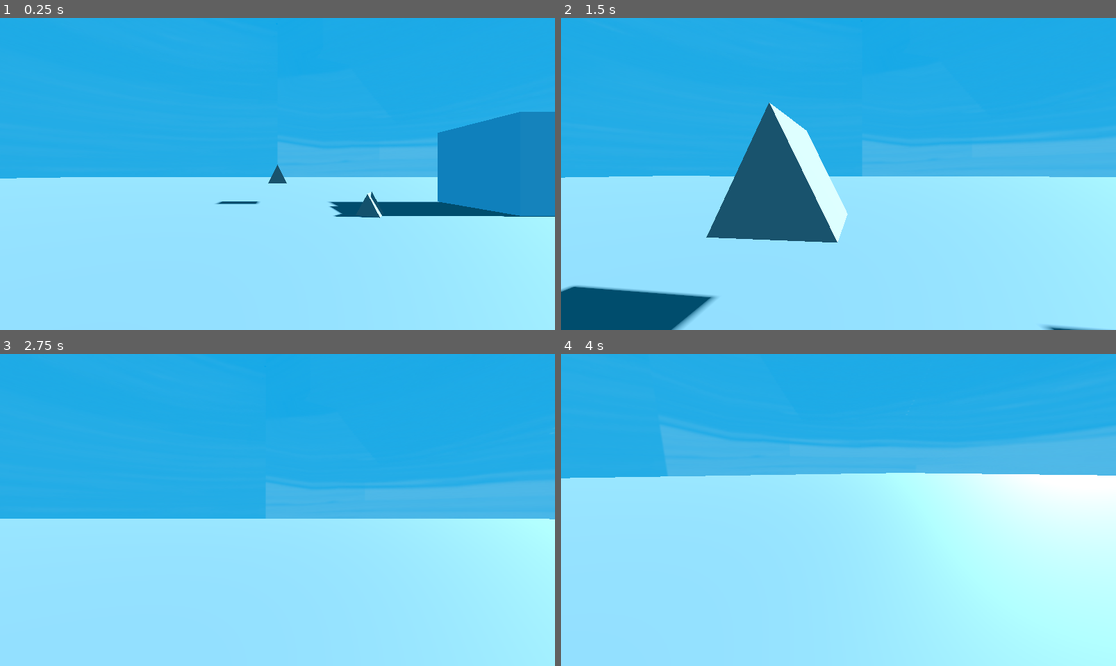
Above: before the commit, frames 1-4 (two rows, left to right).
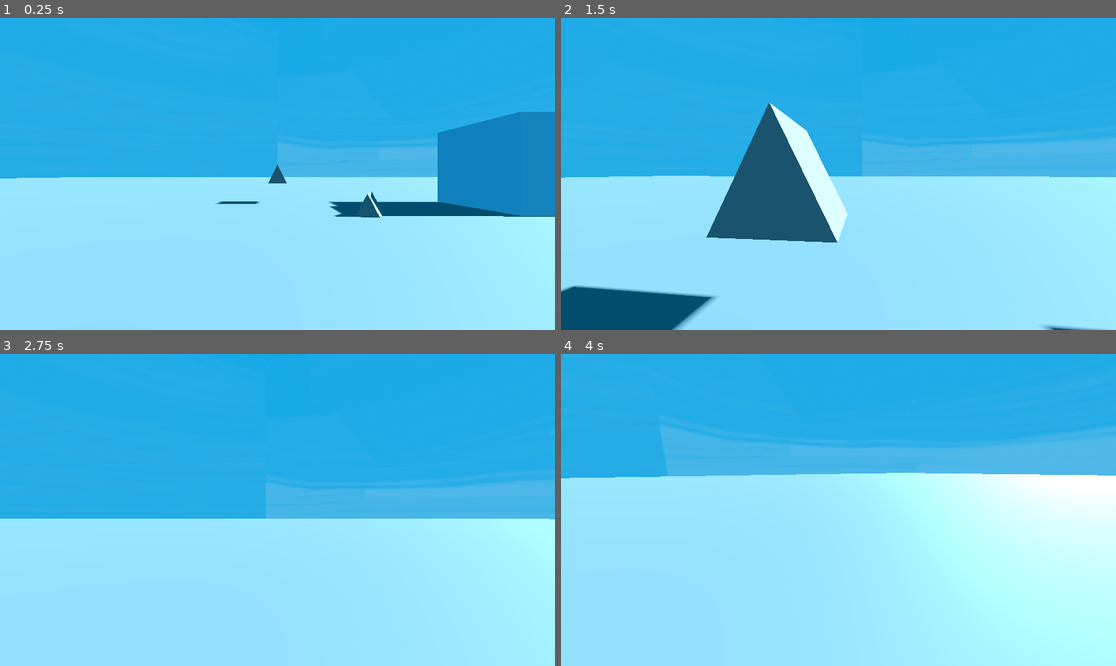
Above: after the commit, the same moments.

Repository: emeryplyler/Jam
Game: Godot game, scene res://main.tscn
Two runs of this game, one before a commit and one after it. Both use one fixed random seed, a clock stepped at 60 frames per second and the inputs below.
Inputs (mouse positions are in pixels of both pictures, inside the frame that each line leads up to):
- Up to frame 1 (0.25 s): no input
- Up to frame 2 (1.5 s): tap Enter (ui_accept) at 0.5, 0.77 s; move the mouse to (866, 174) at 0.52 s; hold W (Forward) from 0.53 s (still down); tap E (Interact) at 0.6, 1.35 s; move the mouse to (810, 174) at 1.27 s
- Up to frame 3 (2.75 s): keep holding W (Forward); tap Enter (ui_accept) at 1.52, 2 s; move the mouse to (288, 503) at 2.02 s; tap ` (Show Cursor) at 2.1 s; tap E (Interact) at 2.3 s
- Up to frame 4 (4 s): tap Enter (ui_accept) at 2.75, 3.02, 3.5, 3.77 s; move the mouse to (810, 572) at 2.77 s; tap E (Interact) at 2.85, 3.6 s; move the mouse to (1005, 556) at 3.52 s; release W (Forward) at 3.53 s; hold A (Left) from 3.53 s (still down)

The runs differ from the first frame. In frame 2, less than 0.1% of the frame differs, in the area x 28-32%, y 70-71%; in frame 3, less than 0.1%; in frame 4, less than 0.1%.

Commit message:
created npc scene

Diff:
--- a/main.tscn
+++ b/main.tscn
@@ -1,9 +1,10 @@
-[gd_scene load_steps=16 format=3 uid="uid://c3scy7pclrd8h"]
+[gd_scene load_steps=17 format=3 uid="uid://c3scy7pclrd8h"]
 
 [ext_resource type="PackedScene" uid="uid://cb3bhghcaxos0" path="res://world/house/door/door.tscn" id="1_me5c6"]
 [ext_resource type="Script" path="res://player/player.gd" id="1_rwvyv"]
 [ext_resource type="Environment" uid="uid://48r01h6q5eji" path="res://world/sky/environment.tres" id="2_5gfh0"]
 [ext_resource type="Texture2D" uid="uid://6w3xg78m7scg" path="res://ui/e.png" id="4_ldyvo"]
+[ext_resource type="PackedScene" uid="uid://cmkvgirxhcmku" path="res://npcs/npc/npc.tscn" id="5_jvqy5"]
 
 [sub_resource type="WorldBoundaryShape3D" id="WorldBoundaryShape3D_65nkc"]
 
@@ -326,7 +327,7 @@
 environment = ExtResource("2_5gfh0")
 
 [node name="CharacterBody3D" type="CharacterBody3D" parent="." node_paths=PackedStringArray("cam_arm", "player_view", "interact_ray")]
-transform = Transform3D(1, 0, 0, 0, 1, 0, 0, 0, 1, 0, 1.19895, 0)
+transform = Transform3D(1, 0, 0, 0, 1, 0, 0, 0, 1, 0, 1.01, 0)
 script = ExtResource("1_rwvyv")
 cam_arm = NodePath("1stPersonCamArm")
 player_view = NodePath("1stPersonCamArm/1stPersonCam")
@@ -406,3 +407,8 @@
 grow_vertical = 0
 theme = SubResource("Theme_70clx")
 text = "Chat"
+
+[node name="NPCs" type="Node3D" parent="."]
+
+[node name="NPC" parent="NPCs" instance=ExtResource("5_jvqy5")]
+transform = Transform3D(1, 0, 0, 0, 1, 0, 0, 0, 1, 16.384, 1.24, 0)
--- /dev/null
+++ b/npcs/npc/npc.gd
@@ -0,0 +1,18 @@
+extends CharacterBody3D
+
+
+# Called when the node enters the scene tree for the first time.
+func _ready() -> void:
+	pass # Replace with function body.
+
+
+func _physics_process(delta: float) -> void:
+	if not is_on_floor():
+		velocity += get_gravity() * delta
+
+	move_and_slide()
+
+
+# Called every frame. 'delta' is the elapsed time since the previous frame.
+func _process(delta: float) -> void:
+	pass
--- /dev/null
+++ b/npcs/npc/npc.tscn
@@ -0,0 +1,29 @@
+[gd_scene load_steps=6 format=3 uid="uid://cmkvgirxhcmku"]
+
+[ext_resource type="Script" path="res://npcs/npc/npc.gd" id="1_2od60"]
+[ext_resource type="Texture2D" uid="uid://c8ul56kl3n4fw" path="res://npcs/npc/dilly.png" id="2_2mfud"]
+
+[sub_resource type="CapsuleShape3D" id="CapsuleShape3D_q1ql4"]
+height = 2.41206
+
+[sub_resource type="StandardMaterial3D" id="StandardMaterial3D_w66xb"]
+
+[sub_resource type="PlaneMesh" id="PlaneMesh_41yn7"]
+material = SubResource("StandardMaterial3D_w66xb")
+orientation = 2
+
+[node name="NPC" type="CharacterBody3D"]
+script = ExtResource("1_2od60")
+
+[node name="CollisionShape3D" type="CollisionShape3D" parent="."]
+shape = SubResource("CapsuleShape3D_q1ql4")
+
+[node name="MeshInstance3D" type="MeshInstance3D" parent="."]
+visible = false
+mesh = SubResource("PlaneMesh_41yn7")
+skeleton = NodePath("../..")
+
+[node name="Sprite3D" type="Sprite3D" parent="."]
+pixel_size = 0.003
+billboard = 2
+texture = ExtResource("2_2mfud")
--- a/door.gd
+++ b/world/house/door/door.gd
@@ -12,7 +12,6 @@
 # Called when the node enters the scene tree for the first time.
 func _ready() -> void:
 	ui = get_tree().root.get_node("Root/UI/E")
-	print(ui)
 
 # Called every frame. 'delta' is the elapsed time since the previous frame.
 func _process(delta: float) -> void:
@@ -24,13 +23,12 @@
 	var target = destination.global_position
 	return(target)
 
+
 func highlight():
 	ui.set_visible(true)
 	ui.get_node("OpenDoor").set_visible(true)
-	print("You're looking at", self)
 
 
 func unhighlight():
-	print("You stopped looking at", self)
 	ui.set_visible(false)
 	ui.get_node("OpenDoor").set_visible(false)
--- a/world/house/door/door.tscn
+++ b/world/house/door/door.tscn
@@ -1,6 +1,6 @@
 [gd_scene load_steps=5 format=3 uid="uid://cb3bhghcaxos0"]
 
-[ext_resource type="Script" path="res://door.gd" id="1_dvfwg"]
+[ext_resource type="Script" path="res://world/house/door/door.gd" id="1_dvfwg"]
 [ext_resource type="Shape3D" uid="uid://bbwvy5i1dfs32" path="res://world/house/door/doorShape.tres" id="2_eqexe"]
 
 [sub_resource type="StandardMaterial3D" id="StandardMaterial3D_2u3pd"]
Binary file added: npcs/npc/dilly.png
Not shown, added: npcs/npc/dilly.png.import
